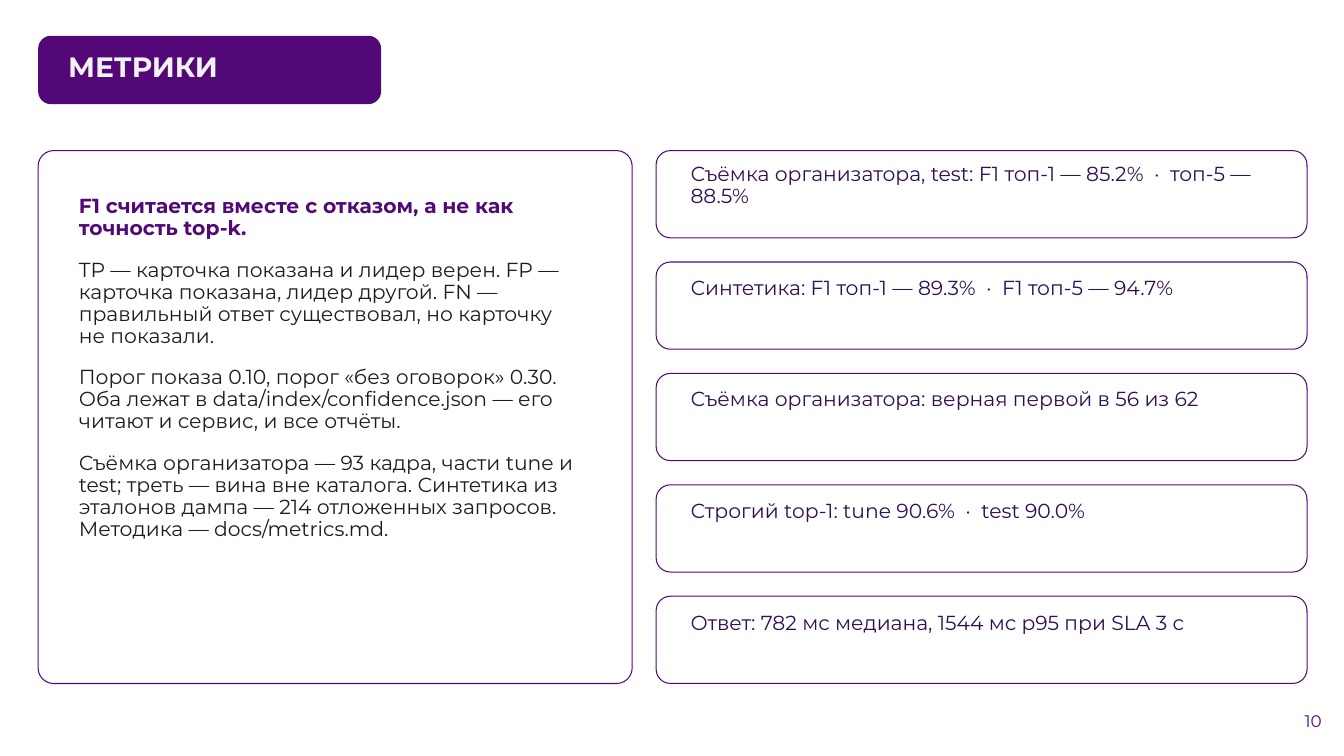
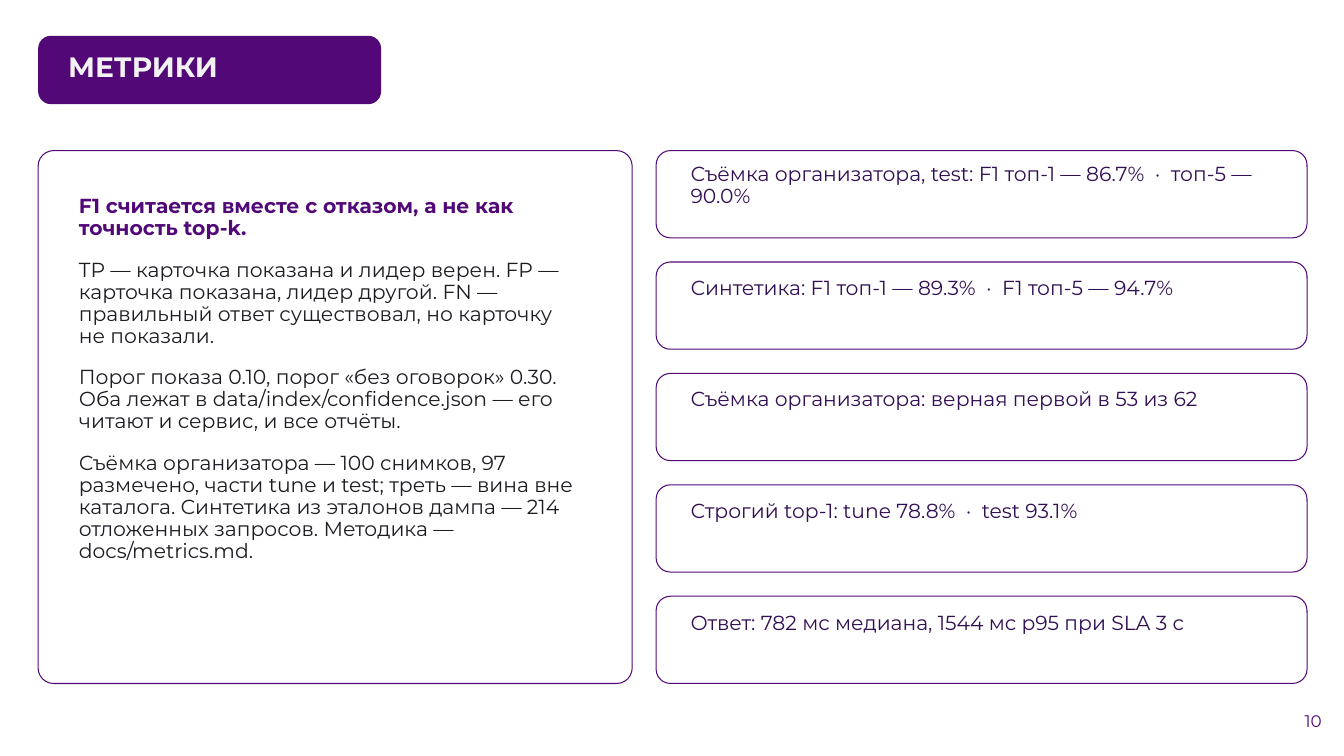
Before and after one commit to AlexGvr/rus_vines, a slide deck: slide 10 of ЛЦТ2026 Сканер российских вин.pptx. Drawn at 1344x756 pixels with LibreOffice and Linux fonts; fonts in the diff are those of the drawing; background and template pictures are left out. Boxes give left, top, right and bottom in pixels: in the first picture for what was removed or moved away, otherwise in the second. Text is boxed around its words. In the diff, an @@ line names an element or a change of style, - is before the commit and + after.

```diff
--- a/ЛЦТ2026 Сканер российских вин.pptx
+++ b/ЛЦТ2026 Сканер российских вин.pptx
@@ text at box(691, 166, 1226, 203): text changed @@
-Съёмка организатора, test: F1 топ-1 — 85.2% · топ-5 — 88.5%
+Съёмка организатора, test: F1 топ-1 — 86.7% · топ-5 — 90.0%
@@ text at box(691, 391, 1198, 410): text changed @@
-Съёмка организатора: верная первой в 56 из 62
+Съёмка организатора: верная первой в 53 из 62
@@ text at box(79, 455, 573, 560): text changed @@
-Съёмка организатора — 93 кадра, части tune и test; треть — вина вне каталога. Синтетика из эталонов дампа — 214 отложенных запросов. Методика — docs/metrics.md.
+Съёмка организатора — 100 снимков, 97 размечено, части tune и test; треть — вина вне каталога. Синтетика из эталонов дампа — 214 отложенных запросов. Методика — docs/metrics.md.
@@ text at box(691, 503, 1077, 522): text changed @@
-Строгий top-1: tune 90.6% · test 90.0%
+Строгий top-1: tune 78.8% · test 93.1%
```
Also in this commit, not shown: 6 other slides changed, 8 other files.
